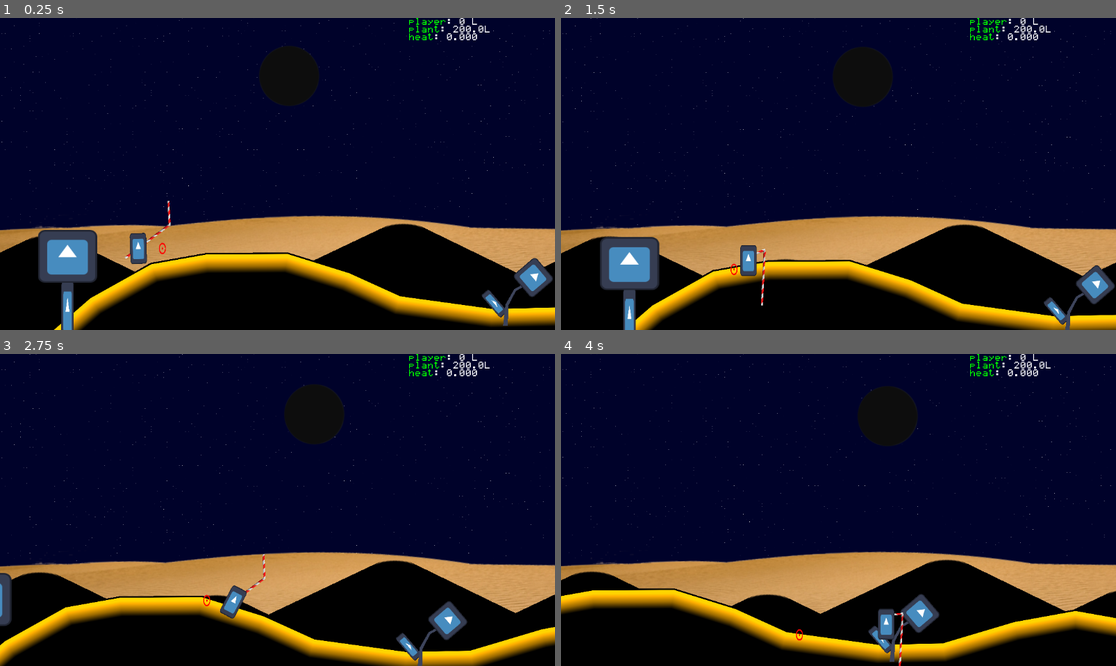
Above: before the commit, frames 1-4 (two rows, left to right).
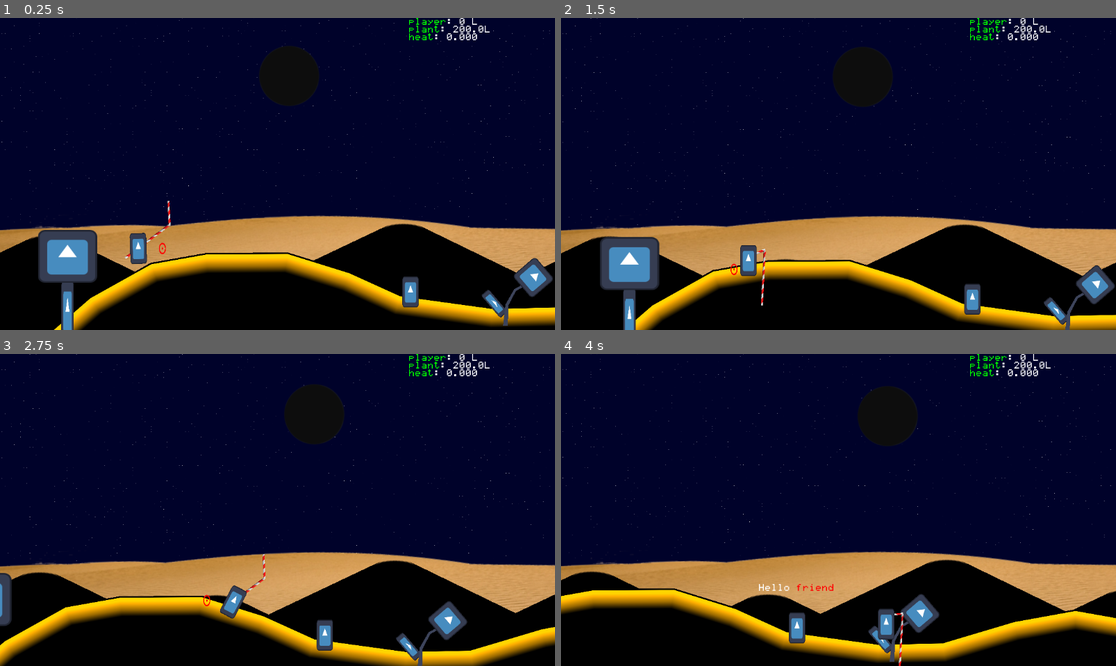
Above: after the commit, the same moments.

Repository: Eptwalabha/ld52
Game: Godot game, scene res://scene/game.tscn
Same seed, same stepped clock (60 frames per second), same inputs: the game is played once before the commit and once after it. The engine's default icon, where the game draws it, is replaced by a stand-in: a white triangle on a blue panel in a dark square.
Inputs:
- Up to frame 1 (0.25 s): no input
- Up to frame 2 (1.5 s): hold E (action) 0.53-1.28 s; hold Right (move_right) from 0.53 s (still down); tap Up (jump) at 0.77 s; tap Enter at 1.25 s; tap Space (attack) at 1.35 s
- Up to frame 3 (2.75 s): tap Up (jump) at 1.52 s; release Right (move_right) at 2.03 s; hold Left (move_left) from 2.03 s (still down); hold E (action) from 2.03 s (still down)
- Up to frame 4 (4 s): release Left (move_left) at 2.78 s; release E (action) at 2.78 s; hold Right (move_right) from 2.78 s (still down); tap Space (attack) at 2.85 s; tap Up (jump) at 3.02, 3.77 s; hold E (action) from 3.53 s (still down)

The runs differ from the first frame. In frame 1, 0.3% of the frame differs, in the area x 72-76%, y 82-93%; in frame 2, 0.3%; in frame 3, 0.3%; in frame 4, 0.4%, in the area x 35-50%, y 73-93%.

Commit message:
add npc for dialog and exposition

Diff:
--- a/project.godot
+++ b/project.godot
@@ -23,6 +23,11 @@
 "class": &"Gnome",
 "language": &"GDScript",
 "path": "res://scene/gnome/gnome.gd"
+}, {
+"base": "CharacterBody2D",
+"class": &"NPC",
+"language": &"GDScript",
+"path": "res://scene/story/npc/npc.gd"
 }, {
 "base": "CharacterBody2D",
 "class": &"Player",
@@ -53,6 +58,7 @@
 "Fade": "",
 "Flower": "",
 "Gnome": "",
+"NPC": "",
 "Player": "",
 "State": "",
 "SunMoon": "",
--- a/scene/game.tscn
+++ b/scene/game.tscn
@@ -8,6 +8,7 @@
 [ext_resource type="PackedScene" uid="uid://dcjjch461pfyu" path="res://scene/level/day_night.tscn" id="6_kxb6o"]
 [ext_resource type="PackedScene" uid="uid://ifoicgn75pxc" path="res://scene/props/tree.tscn" id="6_wd8ky"]
 [ext_resource type="PackedScene" uid="uid://46ri45wr2fma" path="res://scene/gnome/gnome.tscn" id="8_5cyso"]
+[ext_resource type="PackedScene" uid="uid://dj2yxukewgocl" path="res://scene/story/npc/npc.tscn" id="9_v4baw"]
 
 [node name="Game" type="Node2D"]
 script = ExtResource("1_ndv1p")
@@ -90,6 +91,9 @@
 [node name="Gnome" parent="parallax/foreground/enemies" node_paths=PackedStringArray("target") instance=ExtResource("8_5cyso")]
 target = NodePath("../../level/flower")
 
+[node name="NPC" parent="parallax/foreground" instance=ExtResource("9_v4baw")]
+position = Vector2(515, 111)
+
 [node name="ui" type="CanvasLayer" parent="."]
 
 [node name="infos" type="RichTextLabel" parent="ui"]
--- a/scene/player/player.tscn
+++ b/scene/player/player.tscn
@@ -652,7 +652,6 @@
 floor_constant_speed = true
 floor_snap_length = 8.0
 script = ExtResource("1_pdtgp")
-is_drinking = true
 
 [node name="aim" type="Node2D" parent="."]
 visible = false
@@ -691,12 +690,10 @@
 position = Vector2(-2.20449, 2.0866)
 rotation = 4.047
 shape = SubResource("CapsuleShape2D_ky3gt")
-disabled = true
 
 [node name="character_pivot" type="Node2D" parent="pivot"]
 
 [node name="Icon" type="Sprite2D" parent="pivot/character_pivot"]
-position = Vector2(0, -1.46551)
 scale = Vector2(0.265625, 0.5)
 texture = ExtResource("2_e6uun")
 
--- /dev/null
+++ b/scene/story/npc/npc.gd
@@ -0,0 +1,24 @@
+class_name NPC
+extends CharacterBody2D
+
+signal start_dialog
+
+@onready var dialog_label : RichTextLabel = %Dialog
+var gravity = ProjectSettings.get_setting("physics/2d/default_gravity")
+
+func _ready():
+	dialog_label.visible = false
+
+func _physics_process(delta):
+	if not is_on_floor():
+		velocity.y += gravity * delta
+	move_and_slide()
+
+func _on_area_2d_body_entered(player: Player):
+	if player == null:
+		return
+	emit_signal("start_dialog")
+	dialog_label.visible = true
+	var t : Tween = get_tree().create_tween()
+	dialog_label.visible_ratio = 0.0
+	t.tween_property(dialog_label, "visible_ratio", 1.0, 0.5)
--- /dev/null
+++ b/scene/story/npc/npc.tscn
@@ -0,0 +1,73 @@
+[gd_scene load_steps=9 format=3 uid="uid://dj2yxukewgocl"]
+
+[ext_resource type="Texture2D" uid="uid://xp5k4w74fa3o" path="res://icon.svg" id="1_dn5k6"]
+[ext_resource type="Script" path="res://scene/story/npc/npc.gd" id="1_yed0k"]
+
+[sub_resource type="CapsuleShape2D" id="CapsuleShape2D_sgf4v"]
+radius = 16.0
+height = 60.0
+
+[sub_resource type="SeparationRayShape2D" id="SeparationRayShape2D_k0dgb"]
+
+[sub_resource type="Animation" id="Animation_gqqla"]
+resource_name = "idle"
+
+[sub_resource type="Animation" id="Animation_wd074"]
+resource_name = "talk"
+
+[sub_resource type="AnimationLibrary" id="AnimationLibrary_2fbsw"]
+_data = {
+"idle": SubResource("Animation_gqqla"),
+"talk": SubResource("Animation_wd074")
+}
+
+[sub_resource type="RectangleShape2D" id="RectangleShape2D_jaxfm"]
+size = Vector2(272, 60)
+
+[node name="NPC" type="CharacterBody2D"]
+collision_layer = 0
+collision_mask = 2
+script = ExtResource("1_yed0k")
+
+[node name="Pivot" type="Node2D" parent="."]
+
+[node name="Sprite2D" type="Sprite2D" parent="Pivot"]
+scale = Vector2(0.265625, 0.5)
+texture = ExtResource("1_dn5k6")
+
+[node name="CollisionShape2D" type="CollisionShape2D" parent="."]
+shape = SubResource("CapsuleShape2D_sgf4v")
+
+[node name="CollisionShape2D2" type="CollisionShape2D" parent="."]
+position = Vector2(0, 20)
+shape = SubResource("SeparationRayShape2D_k0dgb")
+
+[node name="AnimationPlayer" type="AnimationPlayer" parent="."]
+libraries = {
+"": SubResource("AnimationLibrary_2fbsw")
+}
+
+[node name="DialogArea" type="Area2D" parent="."]
+collision_layer = 0
+
+[node name="CollisionShape2D" type="CollisionShape2D" parent="DialogArea"]
+shape = SubResource("RectangleShape2D_jaxfm")
+
+[node name="Dialog" type="RichTextLabel" parent="."]
+unique_name_in_owner = true
+anchors_preset = 8
+anchor_left = 0.5
+anchor_top = 0.5
+anchor_right = 0.5
+anchor_bottom = 0.5
+offset_left = -85.0
+offset_top = -91.0
+offset_right = 85.0
+offset_bottom = -75.0
+grow_horizontal = 2
+grow_vertical = 2
+bbcode_enabled = true
+text = "[center]Hello [color=red]friend[/color][/center]"
+scroll_active = false
+
+[connection signal="body_entered" from="DialogArea" to="." method="_on_area_2d_body_entered"]
Not shown: 1 places in scene/game.tscn that only renumber resources
Not shown: 4 places in scene/gnome/gnome.tscn that only renumber resources
